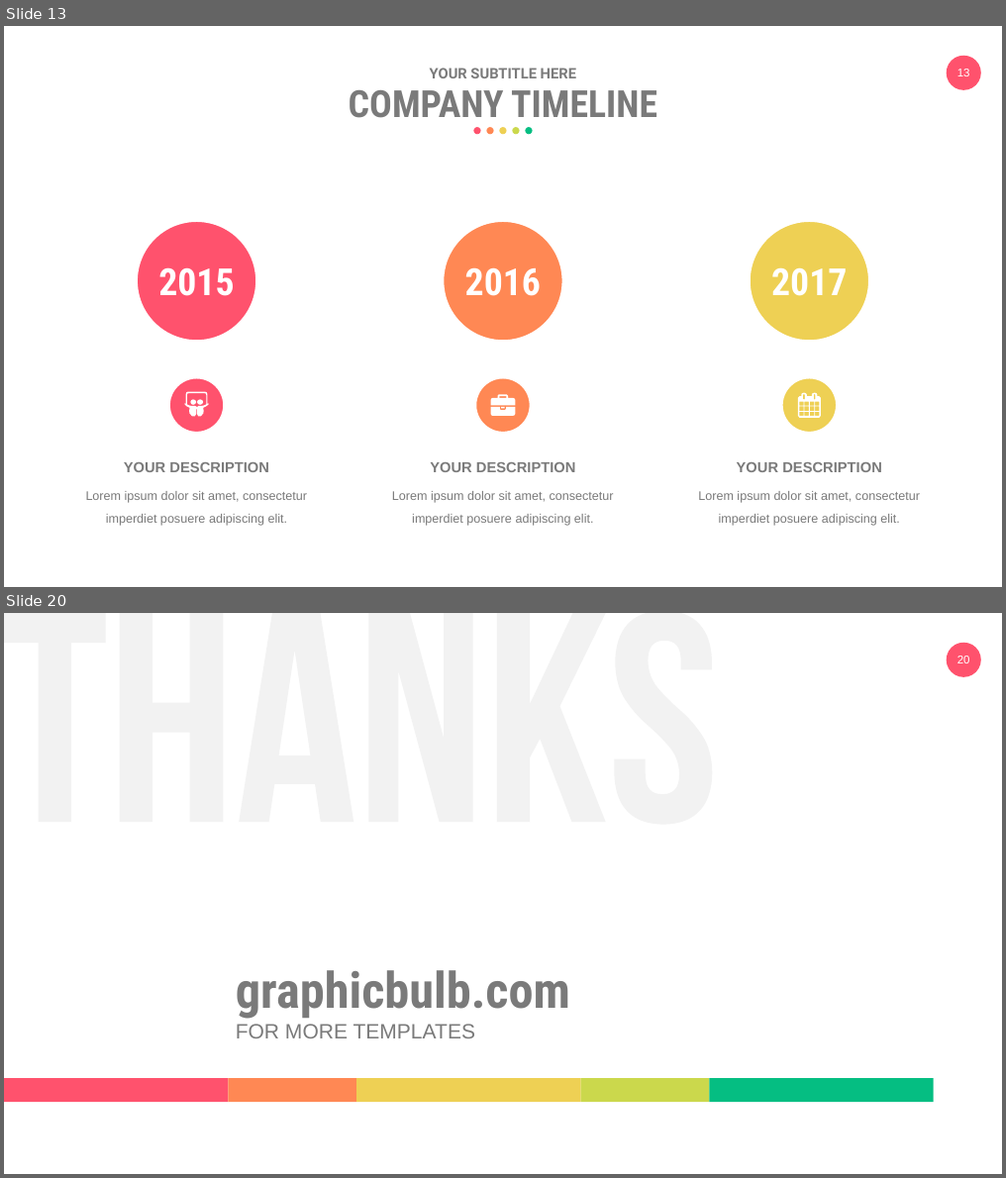
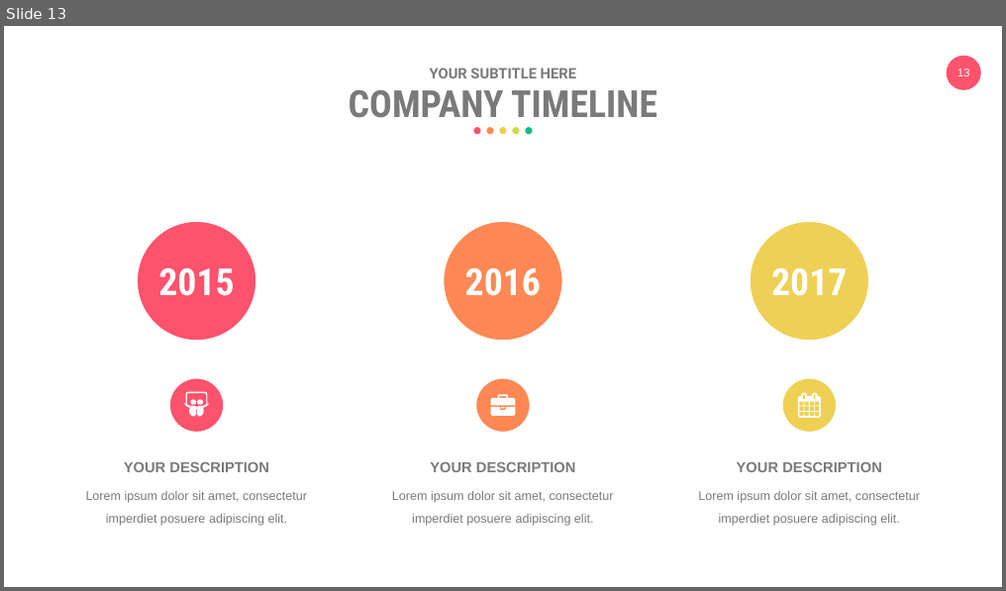
Before and after one commit to eemintz/ResearchML, a slide deck: PresentationEliyahuMintz.pptx. Shown one above the other, each under a label of ours: slides 13 and 20 before the commit, slide 13 after it; the slides between them are not shown. The pictures are 1006x1178 and 1006x591 pixels, drawn with LibreOffice and Linux fonts; fonts in the diff are those of the drawing. Boxes give left, top, right and bottom in pixels: in the first picture for what was removed or moved away, otherwise in the second. Text is boxed around its words. In the diff, an @@ line names an element or a change of style, - is before the commit and + after.

```diff
--- a/PresentationEliyahuMintz.pptx
+++ b/PresentationEliyahuMintz.pptx
@@ slide 20 removed at [4, 613, 1002, 1174], background #FFFFFF; not listed: 2 template elements that a slide beside it also shows @@
@@ freeform shape removed at [4, 613, 712, 825] @@
@@ text removed at [236, 970, 570, 1019] @@
-graphicbulb.com
@@ text removed at [236, 1024, 475, 1039] @@
-FOR MORE TEMPLATES
@@ group removed at [4, 1078, 933, 1103]: 5 rectangles @@
```
Also in this commit, not shown: 12 slides changed, 1 slide added.
